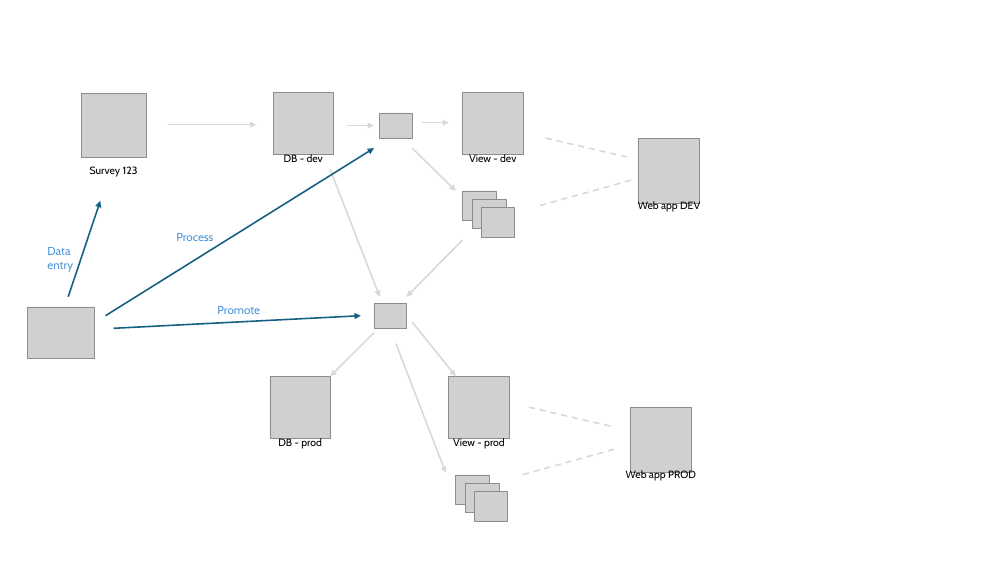
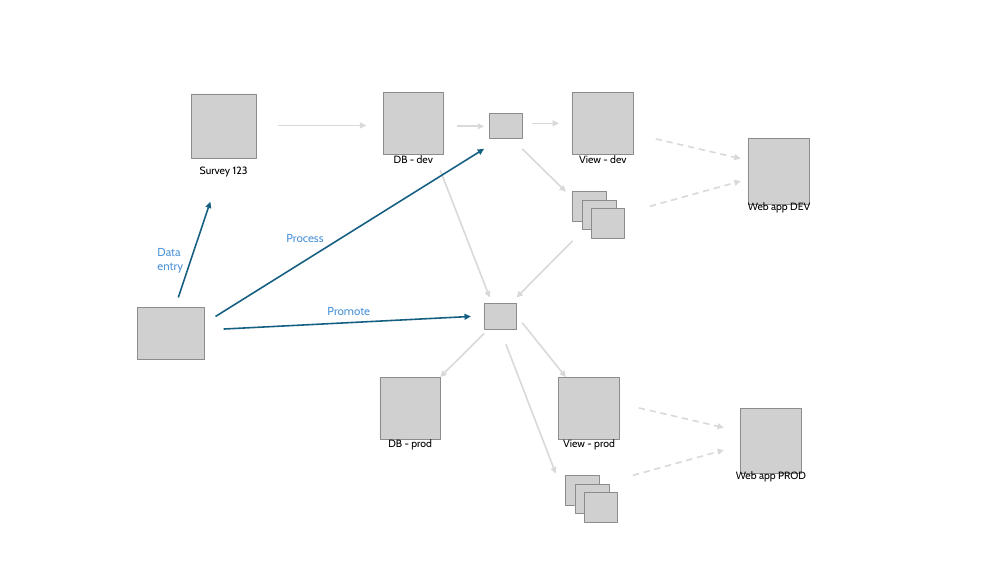
Before and after one commit to WA-Nearshore/seagrass-restoration-processing, a slide deck: slide 14 of docs/seagrass_restoration_storymap_notes.pptx. Drawn at 1008x567 pixels with LibreOffice and Linux fonts; fonts in the diff are those of the drawing; grey boxes stand for pictures. Boxes give left, top, right and bottom in pixels: in the first picture for what was removed or moved away, otherwise in the second. Text is boxed around its words. In the diff, an @@ line names an element or a change of style, - is before the commit and + after.

```diff
--- a/docs/seagrass_restoration_storymap_notes.pptx
+++ b/docs/seagrass_restoration_storymap_notes.pptx
@@ 16 pictures, 16 arrows, 10 texts: place and size @@
-16 pictures, 16 arrows, 10 texts at bbox=[27, 92, 700, 522]
+16 pictures, 16 arrows, 10 texts at bbox=[138, 93, 810, 523]
@@ line (656, 139) - (741, 159): line to arrow @@
@@ line (650, 206) - (741, 181): line to arrow @@
@@ line (639, 408) - (724, 428): line to arrow @@
@@ line (633, 476) - (724, 450): line to arrow @@
```
Also in this commit, not shown: 1 other slide changed, 16 other files.
